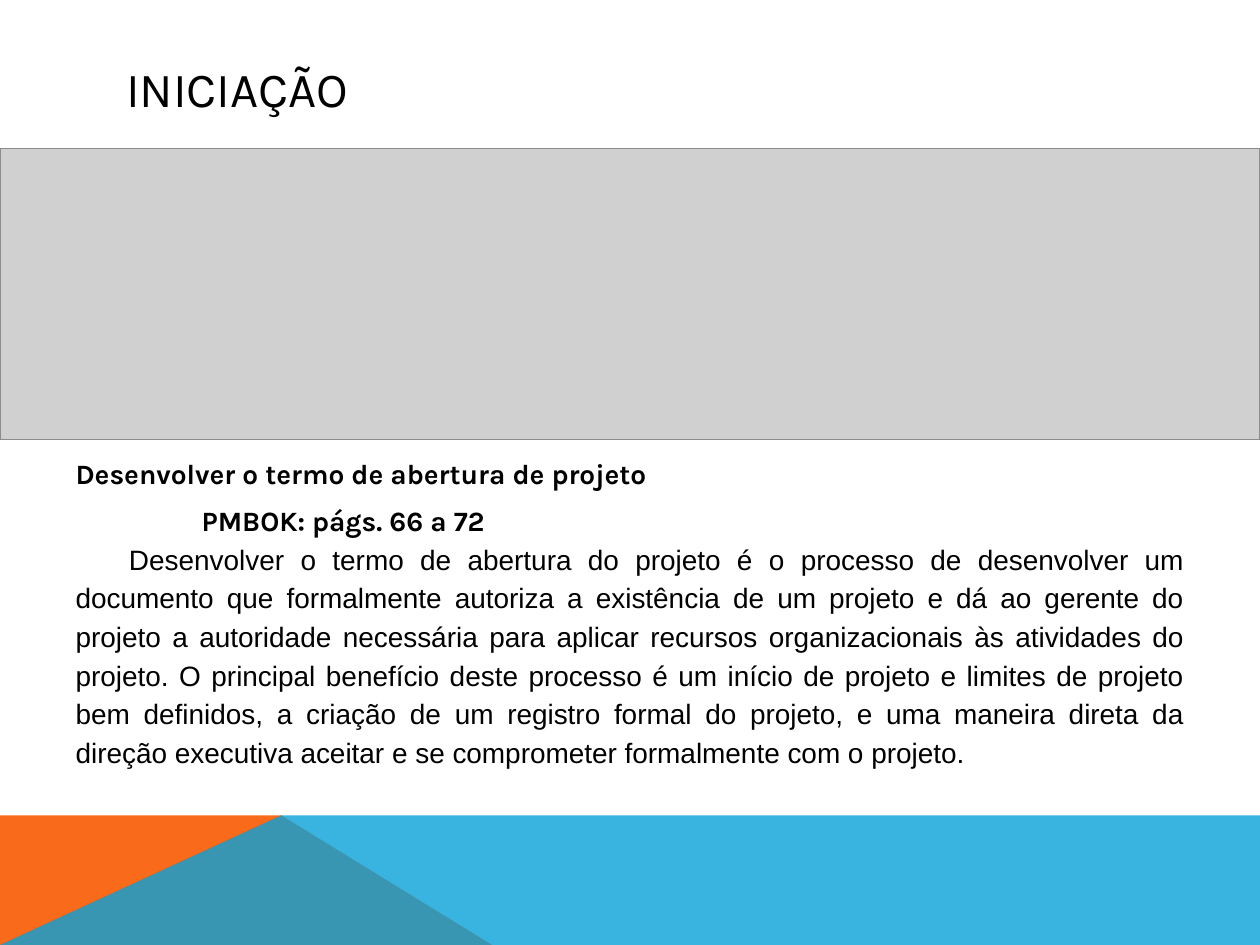
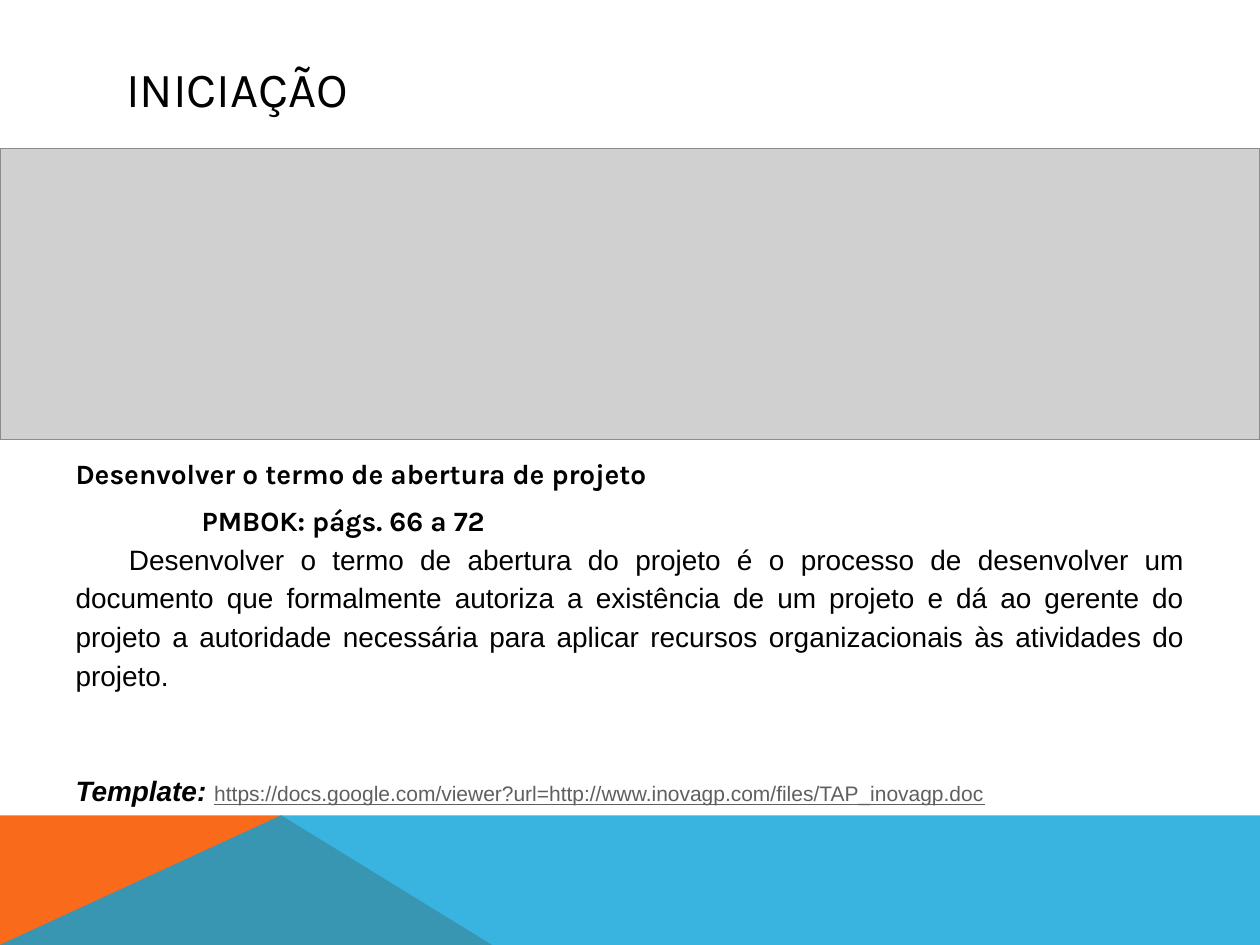
Before and after one commit to fga-eps-mds/A-Disciplina-MDS-EPS, a slide deck: slide 5 of GPP_Material/08-Mapa_PMbOK/apresentação_GPP_SIGS_2017_1.pptx.pptx (slide 6 before the commit). Drawn at 1260x945 pixels with LibreOffice and Linux fonts; fonts in the diff are those of the drawing; grey boxes stand for pictures. Boxes give left, top, right and bottom in pixels: in the first picture for what was removed or moved away, otherwise in the second. Text is boxed around its words. In the diff, an @@ line names an element or a change of style, - is before the commit and + after.

```diff
--- a/GPP_Material/08-Mapa_PMbOK/apresentação_GPP_SIGS_2017_1.pptx.pptx
+++ b/GPP_Material/08-Mapa_PMbOK/apresentação_GPP_SIGS_2017_1.pptx.pptx
@@ text at (x1=76, y1=549, x2=1184, y2=807): text changed @@
-Desenvolver o termo de abertura do projeto é o processo de desenvolver um documento que formalmente autoriza a existência de um projeto e dá ao gerente do projeto a autoridade necessária para aplicar recursos organizacionais às atividades do projeto. O principal benefício deste processo é um início de projeto e limites de projeto bem definidos, a criação de um registro formal do projeto, e uma maneira direta da direção executiva aceitar e se comprometer formalmente com o projeto.
+Desenvolver o termo de abertura do projeto é o processo de desenvolver um documento que formalmente autoriza a existência de um projeto e dá ao gerente do projeto a autoridade necessária para aplicar recursos organizacionais às atividades do projeto.
+Template: https://docs.google.com/viewer?url=http://www.inovagp.com/files/TAP_inovagp.doc
```
Also in this commit, not shown: 12 other slides changed, 1 slide removed.
